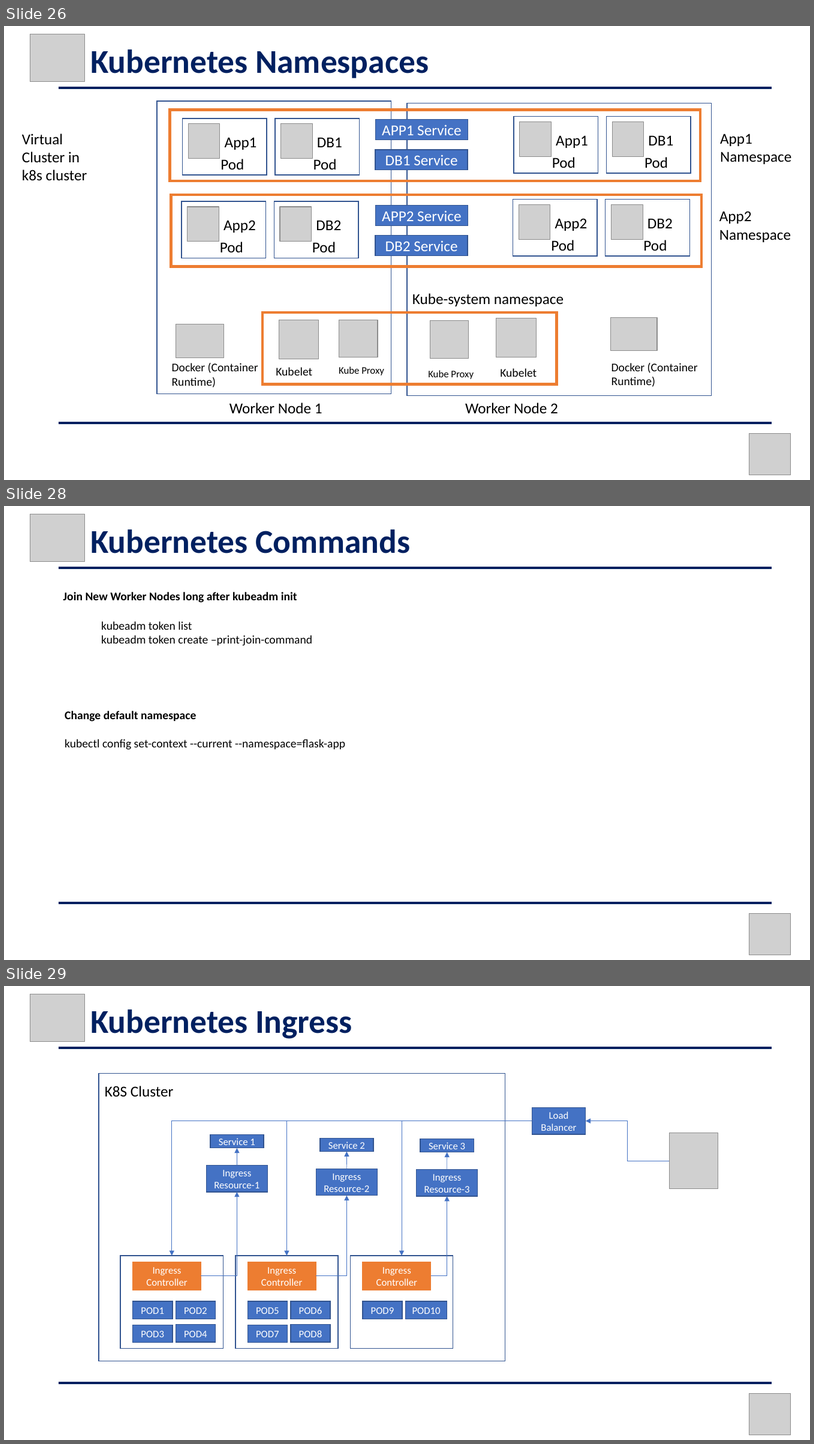
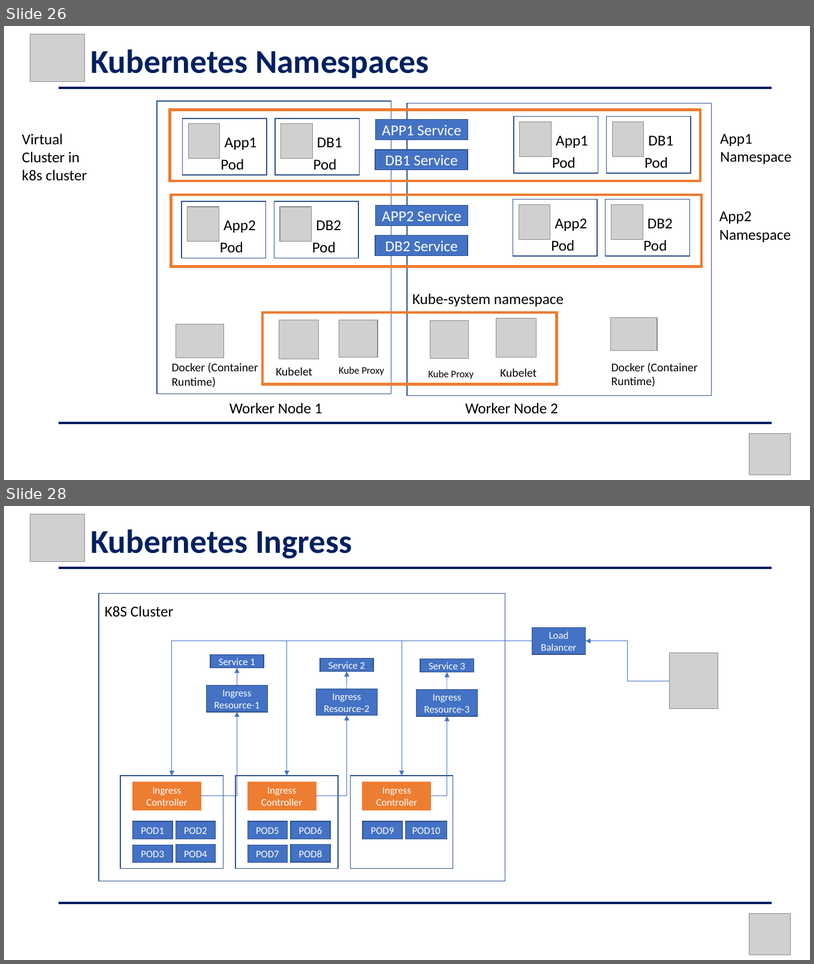
Before and after one commit to phanindravedula/Contents, a slide deck: On-Premise/Kubernetes.pptx. Shown one above the other, each under a label of ours: slides 26, 28 and 29 before the commit, slides 26 and 28 after it; the slides between them are not shown. The pictures are 814x1444 and 814x964 pixels, drawn with LibreOffice and Linux fonts; fonts in the diff are those of the drawing; grey boxes stand for pictures. Boxes give left, top, right and bottom in pixels: in the first picture for what was removed or moved away, otherwise in the second. Text is boxed around its words. In the diff, an @@ line names an element or a change of style, - is before the commit and + after.

```diff
--- a/On-Premise/Kubernetes.pptx
+++ b/On-Premise/Kubernetes.pptx
@@ slide 28 removed at (4,506,810,960), background #FFFFFF @@
@@ picture removed at (30,514,84,562) @@
@@ title removed at (90,529,410,553) @@
-Kubernetes Commands
@@ line removed from (59, 568) to (772, 568) @@
@@ text removed at (63,592,297,603) @@
-Join New Worker Nodes long after kubeadm init
@@ text removed at (101,621,312,646) @@
-kubeadm token list
-kubeadm token create –print-join-command
@@ text removed at (65,711,345,750) @@
-Change default namespace
-kubectl config set-context --current --namespace=flask-app
@@ line removed from (59, 903) to (772, 903) @@
@@ picture removed at (749,913,791,955) @@
@@ what was slide 29 is now slide 28 @@
```
Also in this commit, not shown: 3 slides changed.
